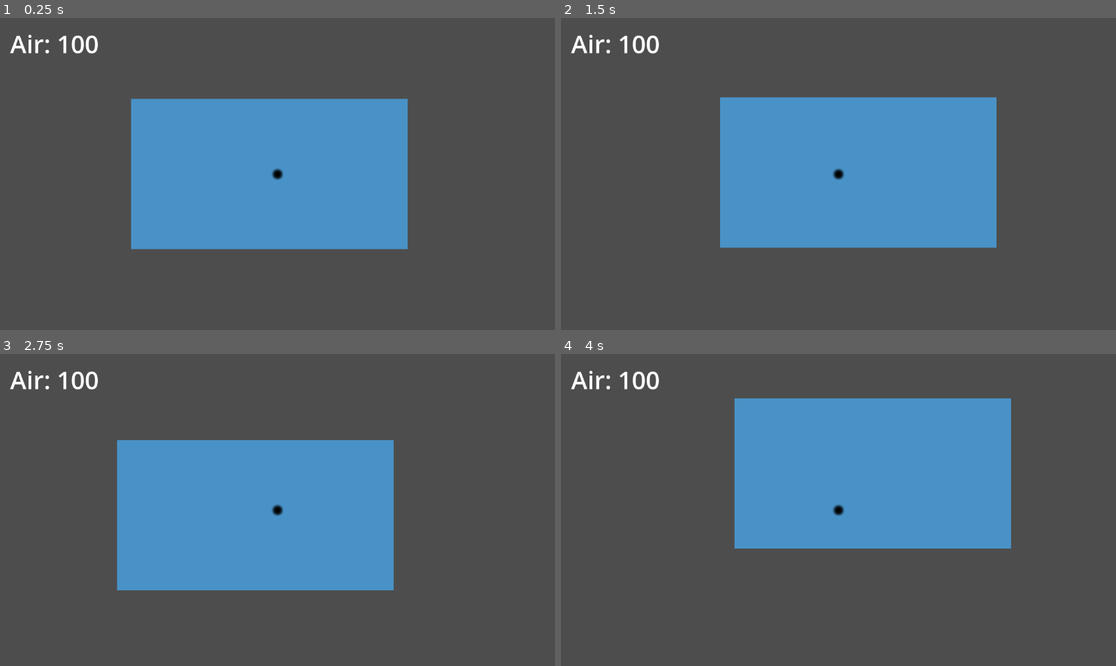
Above: before the commit, frames 1-4 (two rows, left to right).
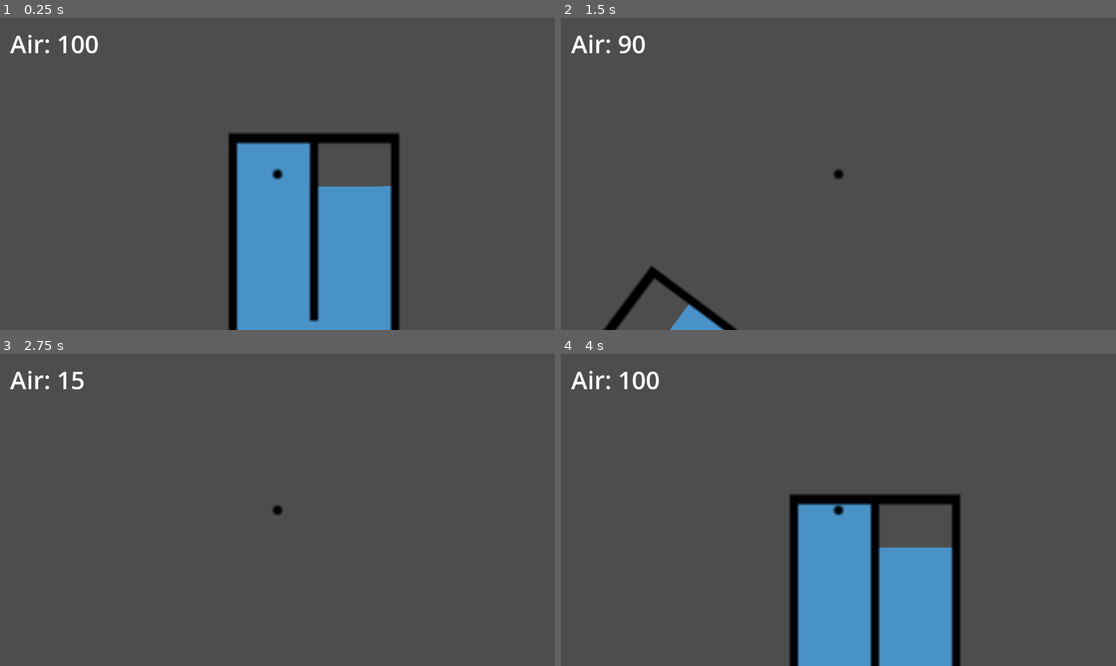
Above: after the commit, the same moments.

Repository: Zombeescott/Cursor_game
Game: Godot game, scene res://level/test_level.tscn
Same seed, same stepped clock (60 frames per second), same inputs: the game is played once before the commit and once after it.
Inputs (mouse positions are in pixels of both pictures, inside the frame that each line leads up to):
- Up to frame 1 (0.25 s): no input
- Up to frame 2 (1.5 s): move the mouse to (866, 174) at 0.52 s; move the mouse to (810, 174) at 1.27 s
- Up to frame 3 (2.75 s): move the mouse to (288, 503) at 2.02 s
- Up to frame 4 (4 s): move the mouse to (832, 516) at 2.77 s; click (794, 547) at 3.5 s, where only the run after the commit has a clickable "Try Again"

The runs differ from the first frame. In frame 1, 25% of the frame differs, in the area x 23-74%, y 25-100%; in frame 2, 26%; in frame 3, 24%; in frame 4, 34%, in the area x 31-82%, y 14-100%.

Commit message:
Added a box for the player to move around in

Diff:
--- a/level/objects/water.tscn
+++ b/level/objects/water.tscn
@@ -5,10 +5,5 @@
 [node name="Water" type="Area2D"]
 script = ExtResource("1_ribv0")
 
-[node name="ColorRect" type="ColorRect" parent="."]
-offset_right = 574.0
-offset_bottom = 312.0
-color = Color(0.285484, 0.574113, 0.780298, 1)
-
 [connection signal="body_entered" from="." to="." method="_on_body_entered"]
 [connection signal="body_exited" from="." to="." method="_on_body_exited"]
--- a/level/test_level.tscn
+++ b/level/test_level.tscn
@@ -1,10 +1,17 @@
-[gd_scene load_steps=4 format=3 uid="uid://bfon1e3dc6gg3"]
+[gd_scene load_steps=7 format=3 uid="uid://bfon1e3dc6gg3"]
 
 [ext_resource type="PackedScene" uid="uid://c5wx4w81xyp37" path="res://level/objects/water.tscn" id="1_5lvd8"]
+[ext_resource type="Texture2D" uid="uid://cdo678illaol5" path="res://level/box.png" id="2_laijv"]
 [ext_resource type="PackedScene" uid="uid://bvq4bfy7ojph" path="res://scenes/character.tscn" id="2_yncbl"]
 
 [sub_resource type="RectangleShape2D" id="RectangleShape2D_smuap"]
 size = Vector2(574, 311)
+
+[sub_resource type="RectangleShape2D" id="RectangleShape2D_mcwac"]
+size = Vector2(25, 482)
+
+[sub_resource type="RectangleShape2D" id="RectangleShape2D_ron13"]
+size = Vector2(23, 357)
 
 [node name="Test Level" type="Node2D"]
 
@@ -14,5 +21,63 @@
 position = Vector2(287, 155.5)
 shape = SubResource("RectangleShape2D_smuap")
 
+[node name="ColorRect" type="ColorRect" parent="Water/CollisionShape2D"]
+offset_left = -286.0
+offset_top = -152.5
+offset_right = 288.0
+offset_bottom = 159.5
+color = Color(0.285484, 0.574113, 0.780298, 1)
+
+[node name="Box" type="RigidBody2D" parent="."]
+position = Vector2(-933, 94)
+
+[node name="Water" parent="Box" instance=ExtResource("1_5lvd8")]
+
+[node name="CollisionPolygon2D" type="CollisionPolygon2D" parent="Box/Water"]
+polygon = PackedVector2Array(-2, -23, 167, -23, 167, 76, 334, 76, 335, 483, 2, 483)
+
+[node name="ColorRect" type="ColorRect" parent="Box/Water"]
+offset_left = 169.0
+offset_top = -22.0
+offset_right = 676.0
+offset_bottom = 150.0
+rotation = 1.56617
+color = Color(0.285484, 0.574113, 0.780298, 1)
+
+[node name="ColorRect2" type="ColorRect" parent="Box/Water"]
+offset_left = 337.0
+offset_top = 77.0
+offset_right = 745.0
+offset_bottom = 416.0
+rotation = 1.56617
+color = Color(0.285484, 0.574113, 0.780298, 1)
+
+[node name="Sprite2D" type="Sprite2D" parent="Box"]
+position = Vector2(165, 202)
+scale = Vector2(5.61221, 6.70327)
+texture = ExtResource("2_laijv")
+
+[node name="CollisionShape2D" type="CollisionShape2D" parent="Box"]
+position = Vector2(2.5, 231)
+shape = SubResource("RectangleShape2D_mcwac")
+
+[node name="CollisionShape2D2" type="CollisionShape2D" parent="Box"]
+position = Vector2(332, 231)
+shape = SubResource("RectangleShape2D_mcwac")
+
+[node name="CollisionShape2D3" type="CollisionShape2D" parent="Box"]
+position = Vector2(167.5, 483.5)
+rotation = 1.5708
+shape = SubResource("RectangleShape2D_ron13")
+
+[node name="CollisionShape2D4" type="CollisionShape2D" parent="Box"]
+position = Vector2(168, -22)
+rotation = 1.5708
+shape = SubResource("RectangleShape2D_ron13")
+
+[node name="CollisionShape2D5" type="CollisionShape2D" parent="Box"]
+position = Vector2(168, 168)
+shape = SubResource("RectangleShape2D_ron13")
+
 [node name="Character" parent="." instance=ExtResource("2_yncbl")]
-position = Vector2(304, 156)
+position = Vector2(-841, 174)
--- a/scenes/CharacterBody2D.gd
+++ b/scenes/CharacterBody2D.gd
@@ -8,7 +8,8 @@
 
 var air_left : int = 100
 var air_rate : float = 1
-var safe : bool = true
+# total bodies of water currently inside
+var waters_entered : int = 0
 
 
 func _ready() -> void:
@@ -25,10 +26,10 @@
 
 
 func _physics_process(delta: float) -> void:
-	if safe and air_amount != air_left:
+	if waters_entered > 0 and air_amount != air_left:
 		air_left = air_amount
 		hud.update_air(air_left)
-	elif !safe and air_left != 0:
+	elif waters_entered == 0 and air_left != 0:
 		air_left -= delta * air_rate
 		hud.update_air(air_left)
 
@@ -37,4 +38,8 @@
 
 
 func update_status(safe : bool) -> void:
-	self.safe = safe
+	if safe:
+		waters_entered += 1
+	elif waters_entered > 0:
+		waters_entered -= 1
+	print(waters_entered)
Binary file added: level/box.png
